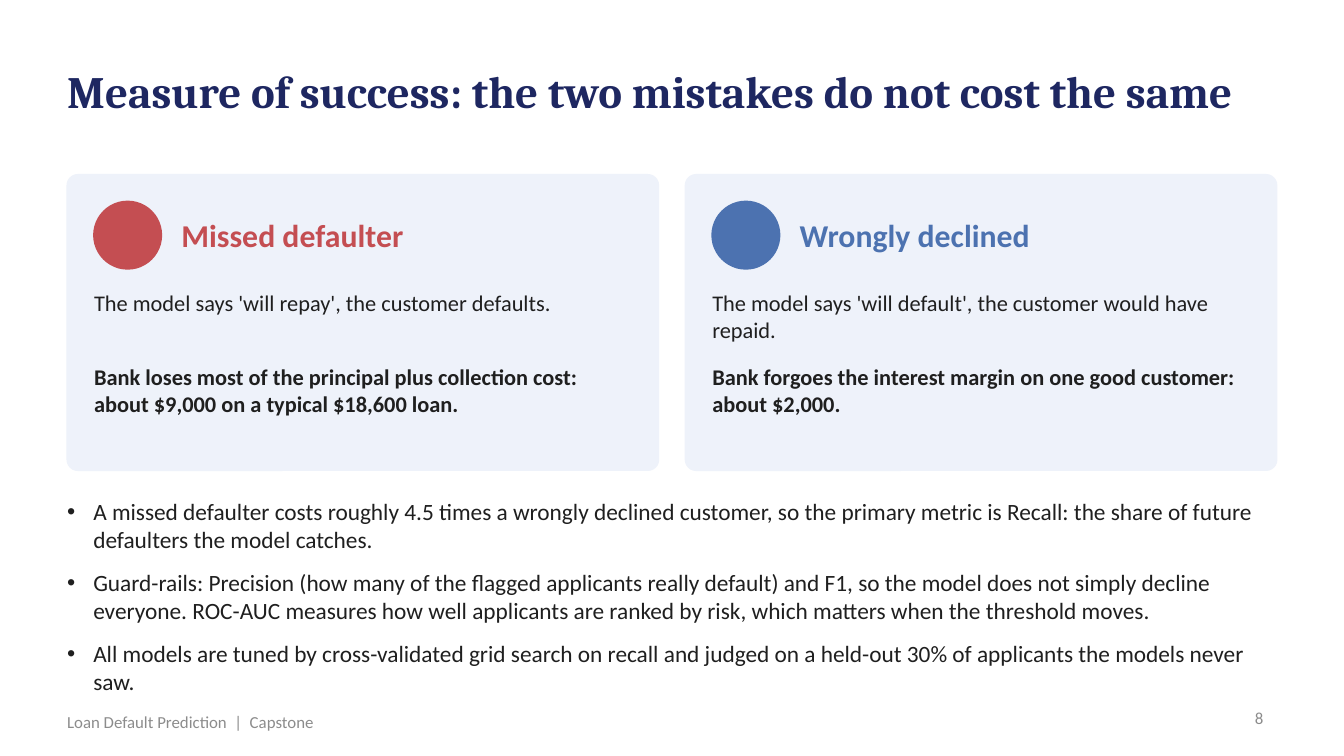
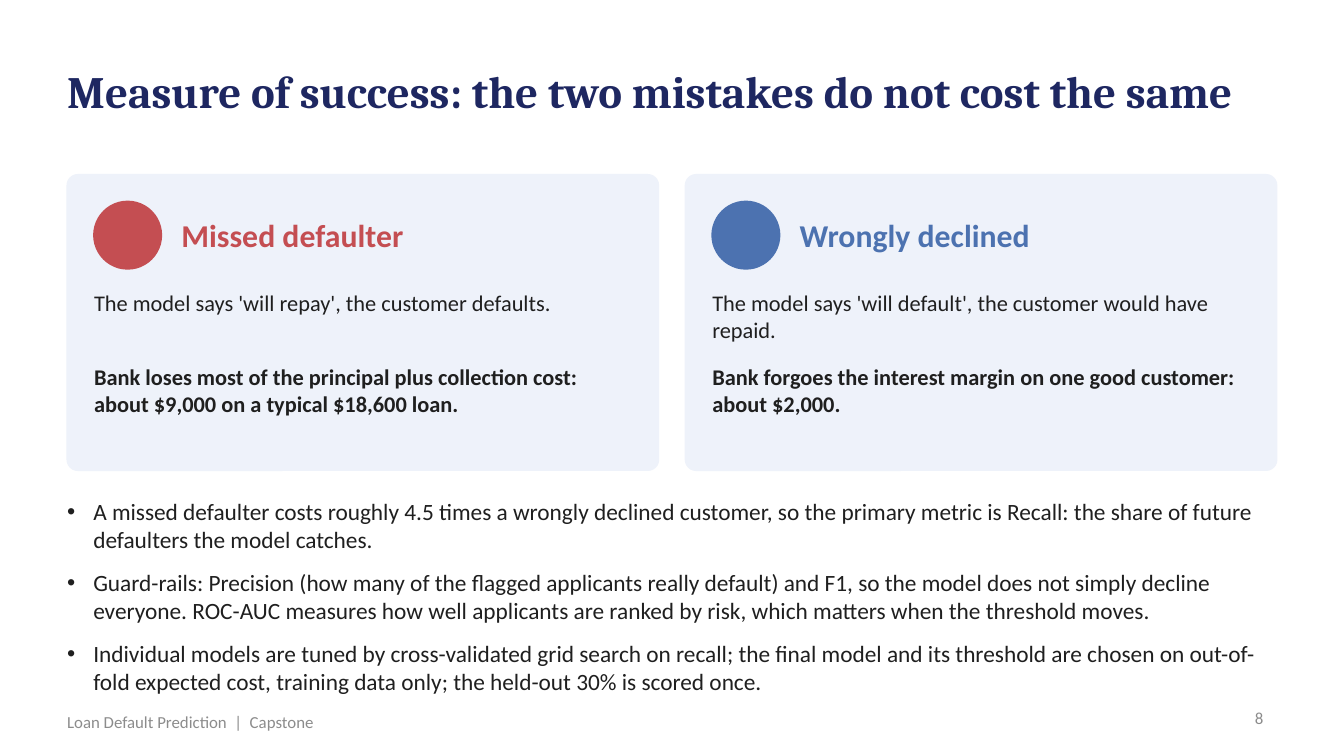
Before and after one commit to shubham1891/Personal-code, a slide deck: slide 8 of presentation/Loan_Default_Prediction_Presentation.pptx. Drawn at 1344x756 pixels with LibreOffice and Linux fonts; fonts in the diff are those of the drawing. Boxes give left, top, right and bottom in pixels: in the first picture for what was removed or moved away, otherwise in the second. Text is boxed around its words. In the diff, an @@ line names an element or a change of style, - is before the commit and + after.

```diff
--- a/presentation/Loan_Default_Prediction_Presentation.pptx
+++ b/presentation/Loan_Default_Prediction_Presentation.pptx
@@ text at <box>93,645,1255,694</box>: text changed @@
-• All models are tuned by cross-validated grid search on recall and judged on a held-out 30% of applicants the models never saw.
+• Individual models are tuned by cross-validated grid search on recall; the final model and its threshold are chosen on out-of-fold expected cost, training data only; the held-out 30% is scored once.
```
Also in this commit, not shown: 13 other slides changed, 20 other files.
